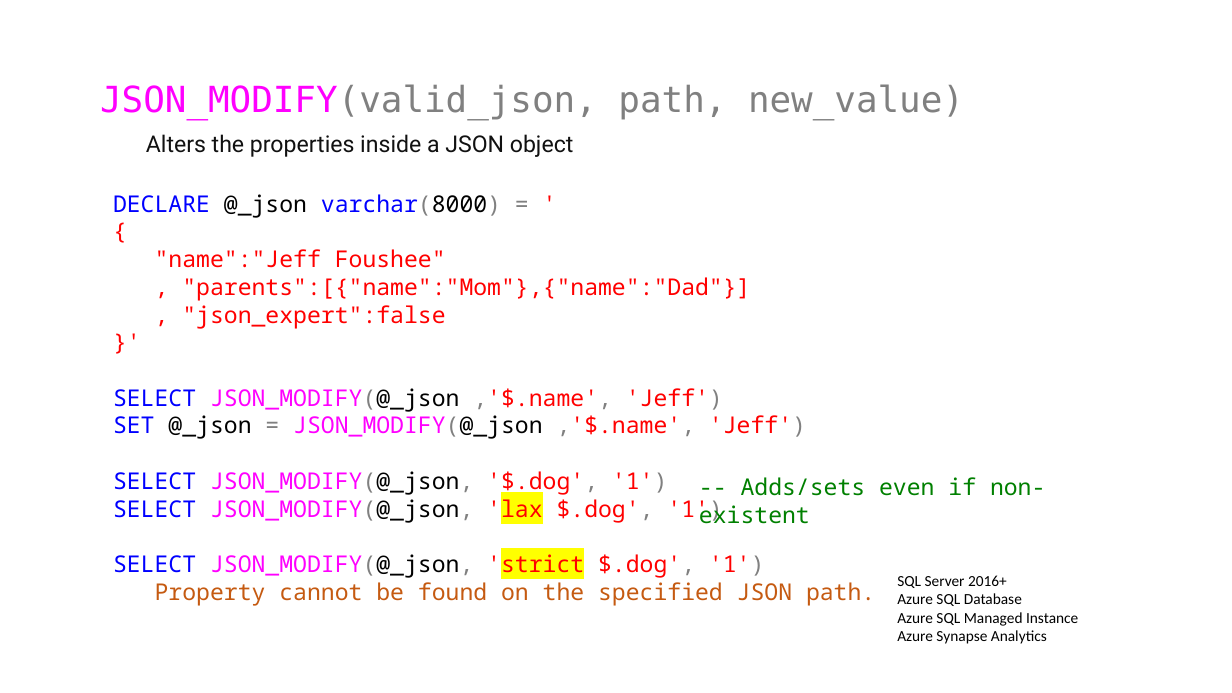
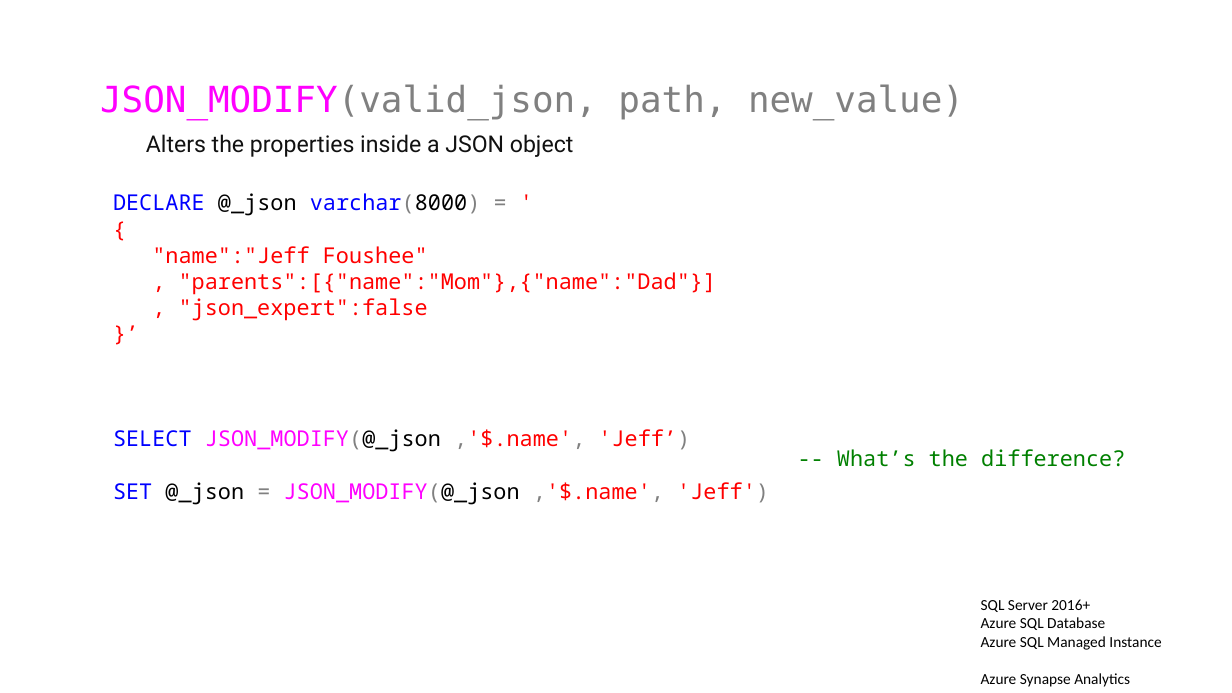
Before and after one commit to jbfoushee/MyPresentations, a slide deck: slide 66 of TSQL_JSON_Operators/TSQL_JSON_Operators.pptx (slide 56 before the commit). Drawn at 1232x693 pixels with LibreOffice and Linux fonts; fonts in the diff are those of the drawing. Boxes give left, top, right and bottom in pixels: in the first picture for what was removed or moved away, otherwise in the second. Text is boxed around its words. In the diff, an @@ line names an element or a change of style, - is before the commit and + after.

```diff
--- a/TSQL_JSON_Operators/TSQL_JSON_Operators.pptx
+++ b/TSQL_JSON_Operators/TSQL_JSON_Operators.pptx
@@ text at box(113, 193, 769, 505): size 18 to 17 pt in "DECLARE @_json varchar(8000) = '", "{", ""name":"Jeff Foushee"", ", "parents":[{"name":"Mom"},{"name":"Dad"}]" and 2 more places @@
@@ text at box(113, 429, 690, 452): text changed; size 18 to 17 pt @@
-}'
-SELECT JSON_MODIFY(@_json ,'$.name', 'Jeff')
+}’
+SELECT JSON_MODIFY(@_json ,'$.name', 'Jeff’)
@@ text added at box(837, 449, 1125, 467), 17 pt, text #008000 @@
+-- What’s the difference?
@@ text at box(113, 471, 875, 606): paragraphs removed @@
-SELECT JSON_MODIFY(@_json, '$.dog', '1')
-SELECT JSON_MODIFY(@_json, 'lax $.dog', '1')
-SELECT JSON_MODIFY(@_json, 'strict $.dog', '1')
-Property cannot be found on the specified JSON path.
@@ text removed at box(699, 477, 1045, 524) @@
--- Adds/sets even if non-existent
@@ text "SQL Server 2016+" rewrapped from box(897, 575, 1078, 644) to box(981, 599, 1161, 687) @@
```
Also in this commit, not shown: 36 other slides changed, 33 slides added, 2 slides removed, 7 other files.
